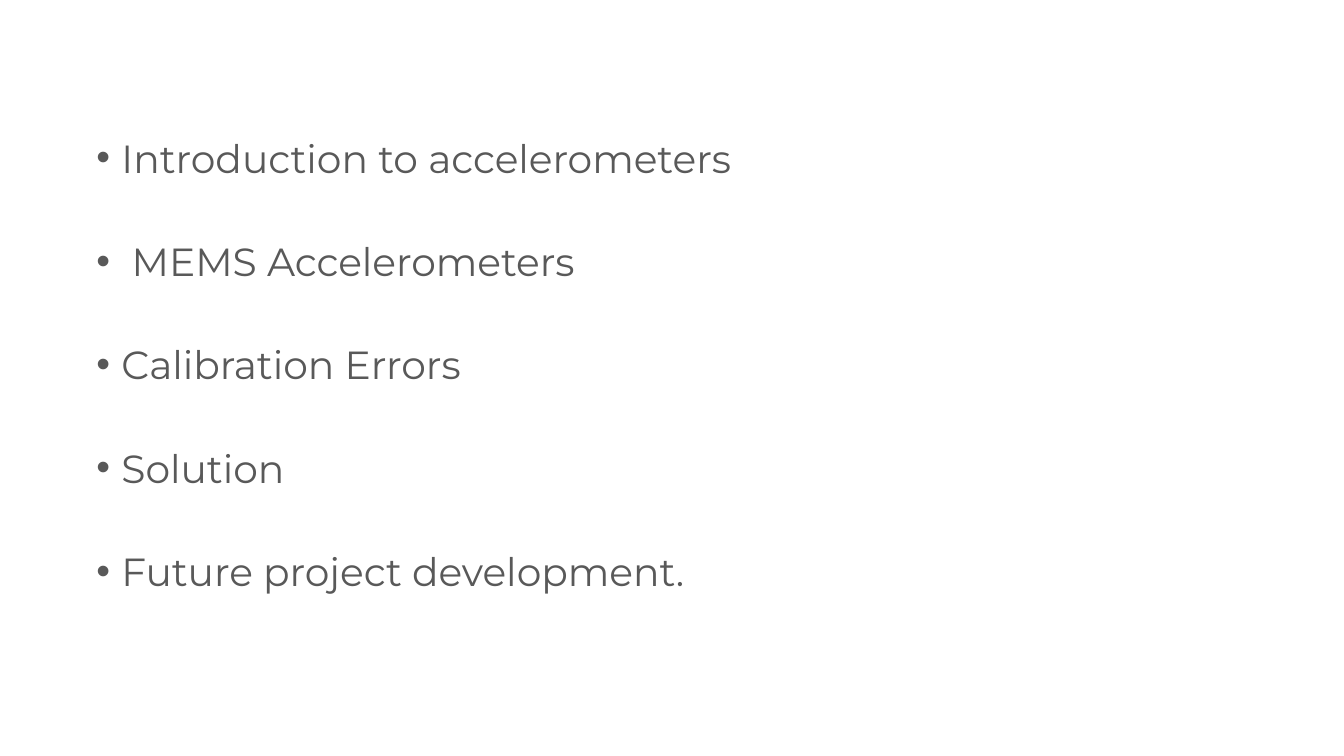
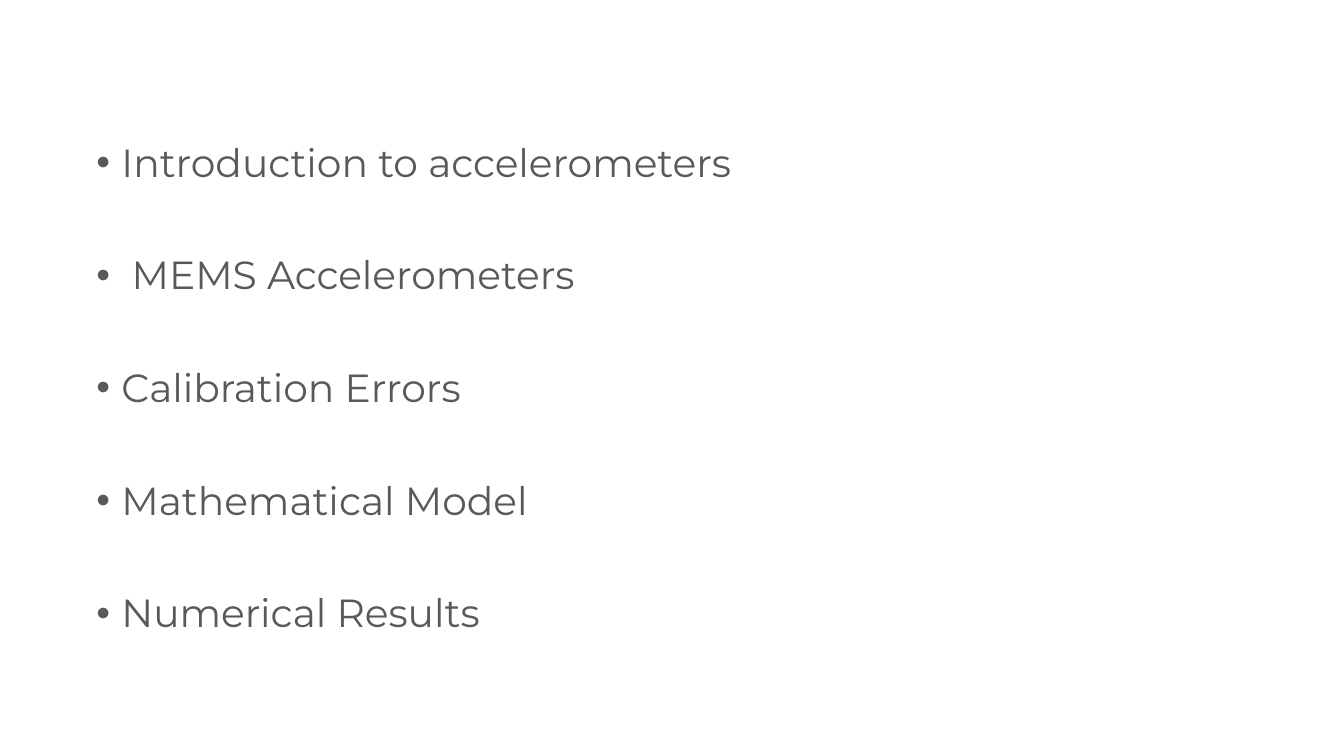
Before and after one commit to NikolaTotev/AMMRP-Course-Project, a slide deck: slide 2 of Presentation Materials/Калибриране на MEMS Акселерометри.pptx. Drawn at 1344x756 pixels with LibreOffice and Linux fonts; fonts in the diff are those of the drawing. Boxes give left, top, right and bottom in pixels: in the first picture for what was removed or moved away, otherwise in the second. Text is boxed around its words. In the diff, an @@ line names an element or a change of style, - is before the commit and + after.

```diff
--- a/Presentation Materials/Калибриране на MEMS Акселерометри.pptx
+++ b/Presentation Materials/Калибриране на MEMS Акселерометри.pptx
@@ text at [121, 148, 731, 402]: line spacing 0.8 to 0.9 @@
@@ text at [121, 486, 528, 627]: text changed @@
-• Solution
-• Future project development.
+• Mathematical Model
+• Numerical Results
```
Also in this commit, not shown: 4 other slides changed, 5 slides added, 4 slides removed, 5 other files.
